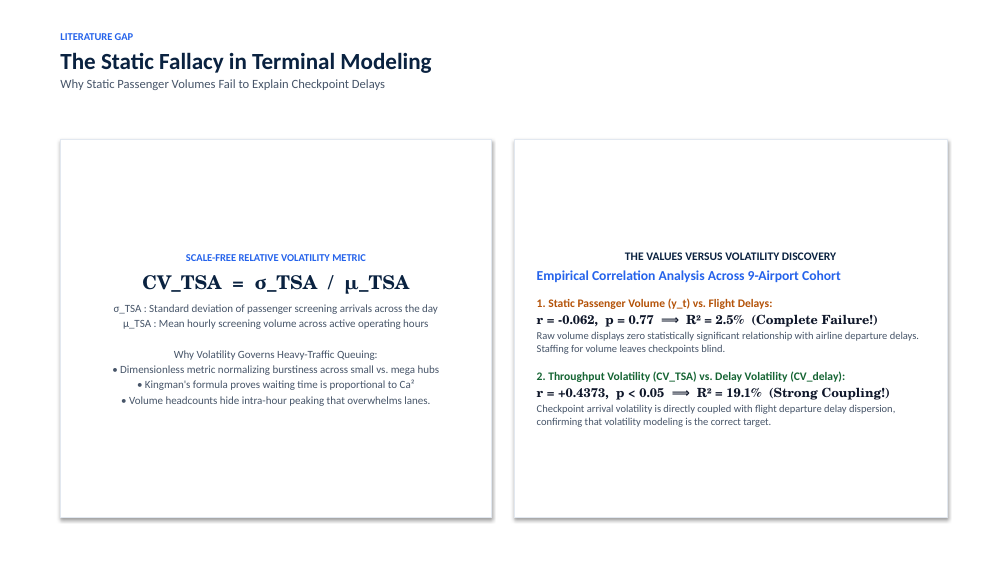
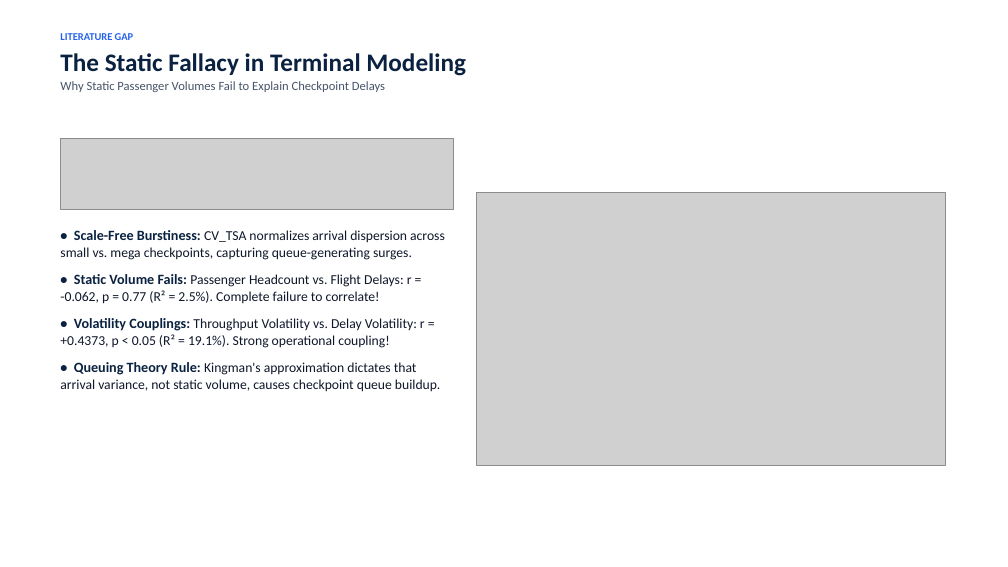
Before and after one commit to leila-gleich/final-thesis, a slide deck: slide 9 of Recommended-Thesis-Defense-Deck.pptx. Drawn at 1008x567 pixels with LibreOffice and Linux fonts; fonts in the diff are those of the drawing; grey boxes stand for pictures. Boxes give left, top, right and bottom in pixels: in the first picture for what was removed or moved away, otherwise in the second. Text is boxed around its words. In the diff, an @@ line names an element or a change of style, - is before the commit and + after.

Commit message:
fix(defense): re-architect presentation with rendered math equations and research figures (v5.13)
- Implement 300 DPI Matplotlib LaTeX formula rendering engine for all 8 thesis equations
- Eliminate unrendered text math strings and curly braces (e.g. \hat{Y}_t, e_{t-1})
- Embed high-resolution research figures across all relevant presentation slides
- De-clutter slide layout to match thesis-defense-outline with clean, punchy bullets
- Synchronize deck to root, master-docs/, and thesis_final_package/defense/
- Update results/00_VERSION_CONTROL_AND_PROVENANCE.md to v5.13

```diff
--- a/Recommended-Thesis-Defense-Deck.pptx
+++ b/Recommended-Thesis-Defense-Deck.pptx
@@ text at (x1=60, y1=53, x2=466, y2=76): size 22 to 24 pt in "The Static Fallacy in Terminal Modeling" @@
@@ rectangle removed at (x1=60, y1=140, x2=492, y2=518) @@
-SCALE-FREE RELATIVE VOLATILITY METRIC
-CV_TSA = σ_TSA / μ_TSA
-σ_TSA : Standard deviation of passenger screening arrivals across the day
-μ_TSA : Mean hourly screening volume across active operating hours
-Why Volatility Governs Heavy-Traffic Queuing:
-• Dimensionless metric normalizing burstiness across small vs. mega hubs
-• Kingman's formula proves waiting time is proportional to Ca²
-• Volume headcounts hide intra-hour peaking that overwhelms lanes.
@@ picture added at (x1=60, y1=138, x2=454, y2=209) @@
@@ picture added at (x1=476, y1=192, x2=945, y2=465) @@
@@ text at (x1=60, y1=230, x2=445, y2=392): text changed; size 10 to 13 pt; text colour #475569 to #0F172A; bold off @@
-THE VALUES VERSUS VOLATILITY DISCOVERY
-Empirical Correlation Analysis Across 9-Airport Cohort
-1. Static Passenger Volume (y_t) vs. Flight Delays:
-r = -0.062, p = 0.77 ⟹ R² = 2.5% (Complete Failure!)
-Raw volume displays zero statistically significant relationship with airline departure delays. Staffing for volume leaves checkpoints blind.
-2. Throughput Volatility (CV_TSA) vs. Delay Volatility (CV_delay):
-r = +0.4373, p < 0.05 ⟹ R² = 19.1% (Strong Coupling!)
-Checkpoint arrival volatility is directly coupled with flight departure delay dispersion, confirming that volatility modeling is the correct target.
+• Scale-Free Burstiness: CV_TSA normalizes arrival dispersion across small vs. mega checkpoints, capturing queue-generating surges.
+• Static Volume Fails: Passenger Headcount vs. Flight Delays: r = -0.062, p = 0.77 (R² = 2.5%). Complete failure to correlate!
+• Volatility Couplings: Throughput Volatility vs. Delay Volatility: r = +0.4373, p < 0.05 (R² = 19.1%). Strong operational coupling!
+• Queuing Theory Rule: Kingman's approximation dictates that arrival variance, not static volume, causes checkpoint queue buildup.
@@ text "• Scale-Free Burstiness: CV_TSA normalizes ..." moved from (x1=514, y1=140, x2=948, y2=518) to (x1=60, y1=230, x2=445, y2=392) @@
@@ text "• Scale-Free Burstiness: CV_TSA normalizes ..." at (x1=60, y1=230, x2=445, y2=392): vertical alignment middle to top; fill #FFFFFF to none; outline #E2E8F0 1 pt to none; shadow off @@
```
Also in this commit, not shown: 28 other slides changed, 2 slides added, 2 slides removed, 13 other files.
